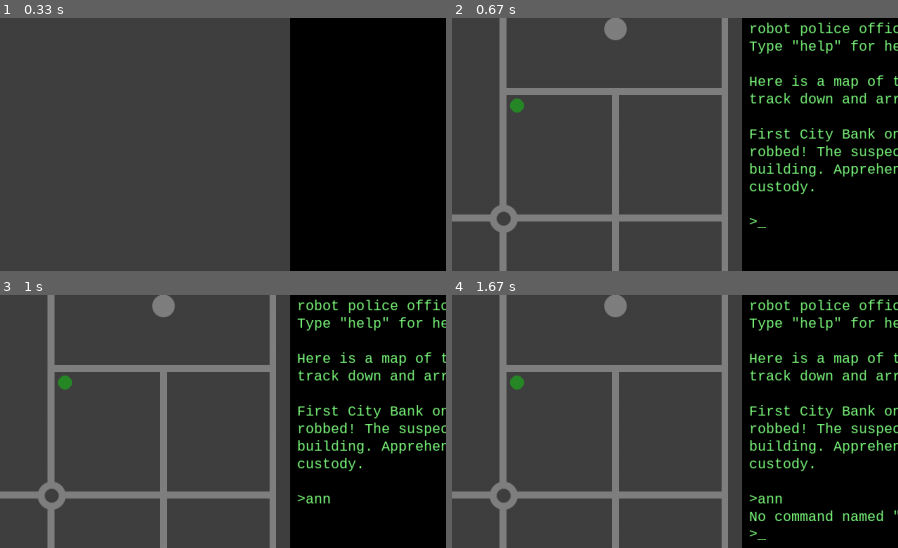
Above: before the commit, frames 1-4 (two rows, left to right).
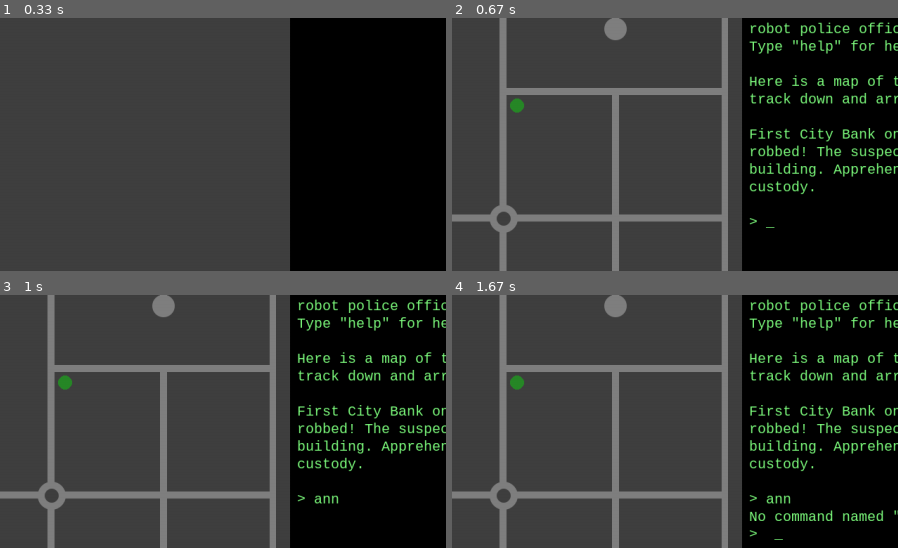
Above: after the commit, the same moments.

Repository: Gaming32/COP.EXE
Game: pygame game, started from run_game.py
Same seed, same stepped clock (60 frames per second), same inputs: the game is played once before the commit and once after it.
Inputs:
- Up to frame 1 (0.33 s): no input
- Up to frame 2 (0.67 s): tap Space at 0.33 s
- Up to frame 3 (1 s): type "ann" at 0.67 s
- Up to frame 4 (1.67 s): tap Enter at 1 s; tap Space at 1.28, 1.58 s
The pictures show only the part of the screen within x 20-70%, y 10-60%; the shares and areas given below are measured in that part.

Frame 1 is identical in both runs. In frame 2, less than 0.1% of the frame differs, in the area x 68-73%, y 82-84%; in frame 3, 0.1%; in frame 4, 0.1%, in the area x 68-77%, y 79-97%.

Commit message:
add text backlog when skipping

Diff:
--- a/cop_exe/__main__.py
+++ b/cop_exe/__main__.py
@@ -108,9 +108,13 @@
                         else:
                             execute(box.slow_print, f'No command named "{command[0]}"')
                     typed = ''
-        elif event.type == TEXTINPUT and global_vars.allow_typing:
-            box.print(event.text, end='')
-            typed += event.text
+        elif event.type == TEXTINPUT:
+            if global_vars.allow_typing:
+                box.print(event.text, end='')
+                typed += event.text
+            elif not box.skipped:
+                box.backlog += event.text
+                typed += event.text
         elif event.type == KEYUP:
             global_vars.pressed_keys.discard(event.key)
             if event.key == K_F11:
--- a/cop_exe/text_box.py
+++ b/cop_exe/text_box.py
@@ -20,6 +20,7 @@
     rect: Rect
     text: list[str]
     skipped: bool
+    backlog: str
 
     def __init__(self, rect: Rect, start_text: Optional[str] = '') -> None:
         self.rect = rect
@@ -27,6 +28,7 @@
         global_vars.blinked = 0
         global_vars.blink_on = True
         self.skipped = False
+        self.backlog = ''
 
     def render(self, surf: Surface):
         global_vars.blinked += global_vars.delta
@@ -67,6 +69,8 @@
 
     def reset_skipped(self):
         self.skipped = False
+        self.print(self.backlog, end='')
+        self.backlog = ''
 
     def slow_print(self, *objs, sep: str = ' ', end: str = '\n', text_time: float = 0.05, midi_time: float = 0.005):
         curpressed = global_vars.pressed_keys.copy()
